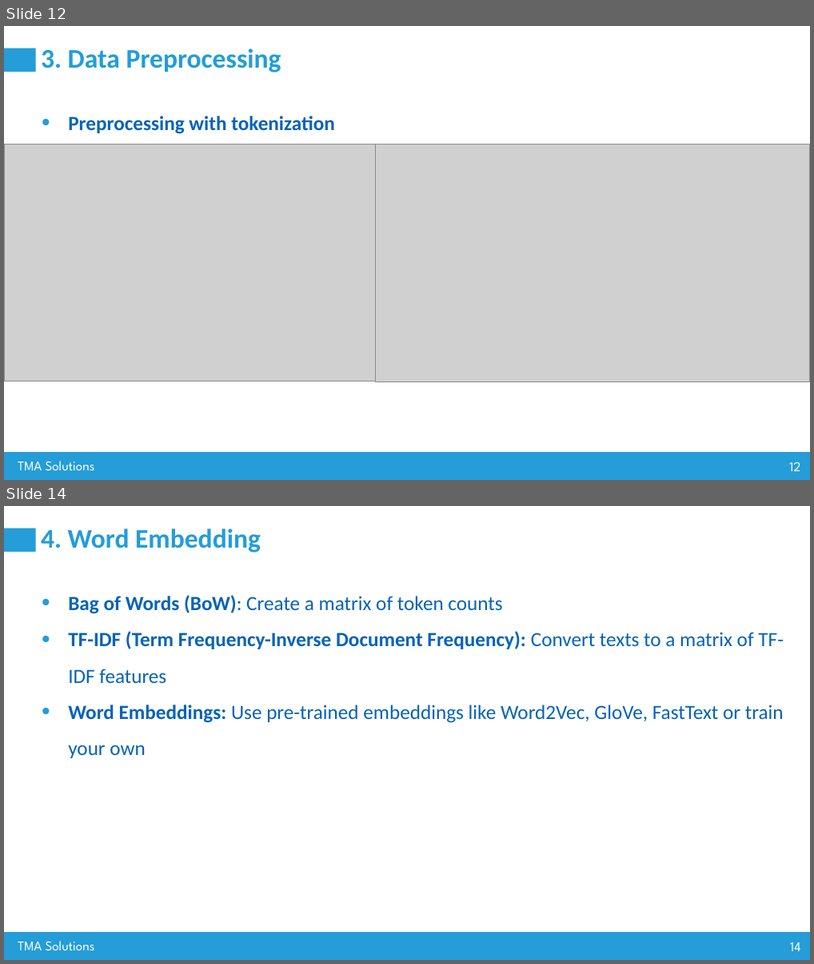
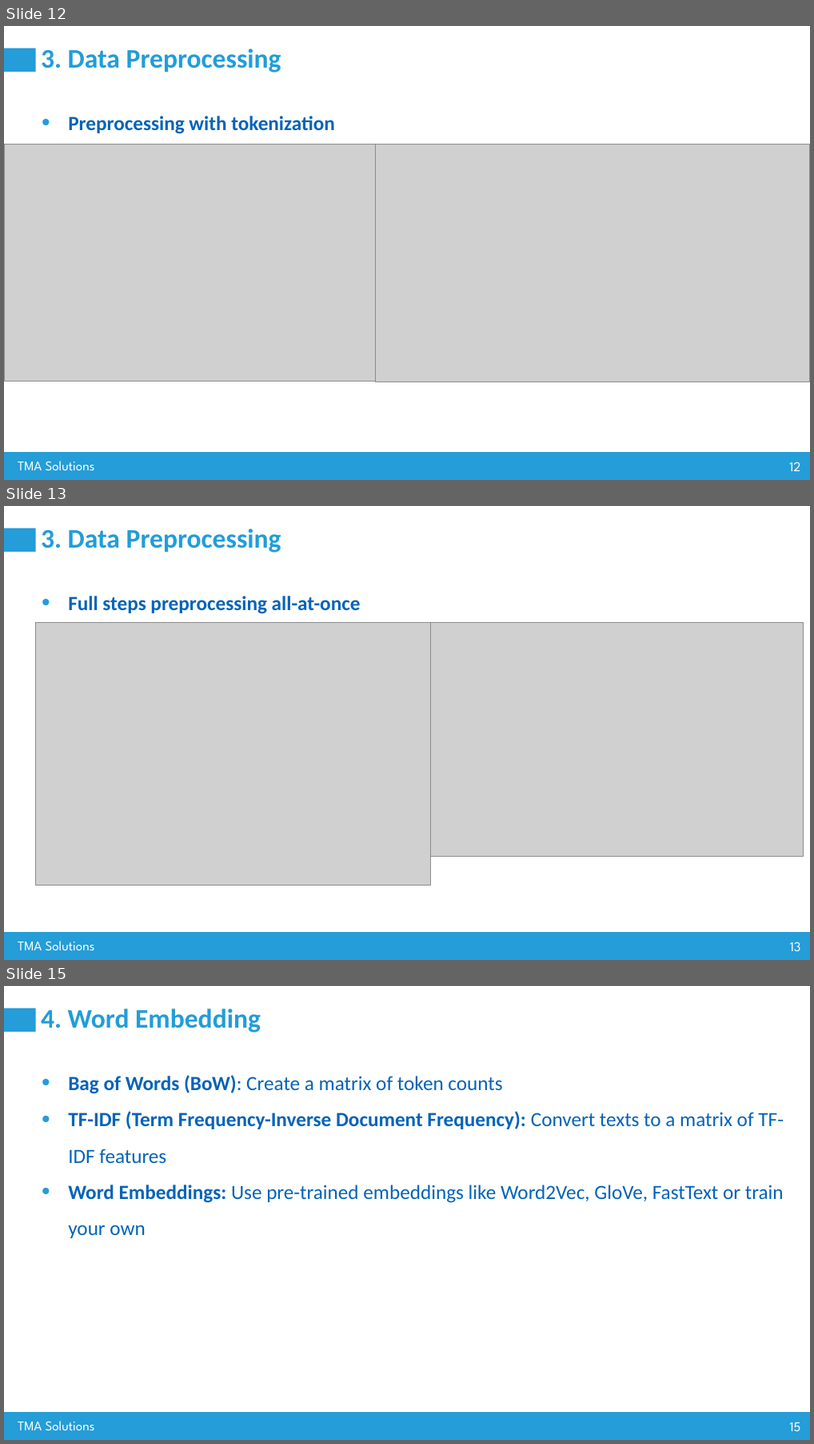
Before and after one commit to nguyenvanhuy0612/DL-1, a slide deck: Workshop-3_AI Advance Training_Group 80.pptx. Shown one above the other, each under a label of ours: slides 12 and 14 before the commit, slides 12, 13 and 15 after it; the slides between them are not shown. The pictures are 814x964 and 814x1444 pixels, drawn with LibreOffice and Linux fonts; fonts in the diff are those of the drawing; grey boxes stand for pictures. Boxes give left, top, right and bottom in pixels: in the first picture for what was removed or moved away, otherwise in the second. Text is boxed around its words. In the diff, an @@ line names an element or a change of style, - is before the commit and + after.

```diff
--- a/Workshop-3_AI Advance Training_Group 80.pptx
+++ b/Workshop-3_AI Advance Training_Group 80.pptx
@@ slide 13 added at (4, 506, 810, 960), background #FFFFFF; not listed: 4 template elements that a slide beside it also shows @@
@@ title added at (41, 528, 282, 552), 32 pt, text #229DD8, bold @@
+3. Data Preprocessing
@@ text added at (68, 596, 361, 614), 24 pt, text #0563B8, bold @@
+• Full steps preprocessing all-at-once
@@ picture added at (35, 622, 430, 884) @@
@@ picture added at (431, 622, 804, 856) @@
@@ what was slide 14 is now slide 15 @@
@@ page number at (790, 1422, 802, 1431): text changed @@
-14
+15
```
Also in this commit, not shown: 3 slides changed, 6 other slides added, 3 other files.
